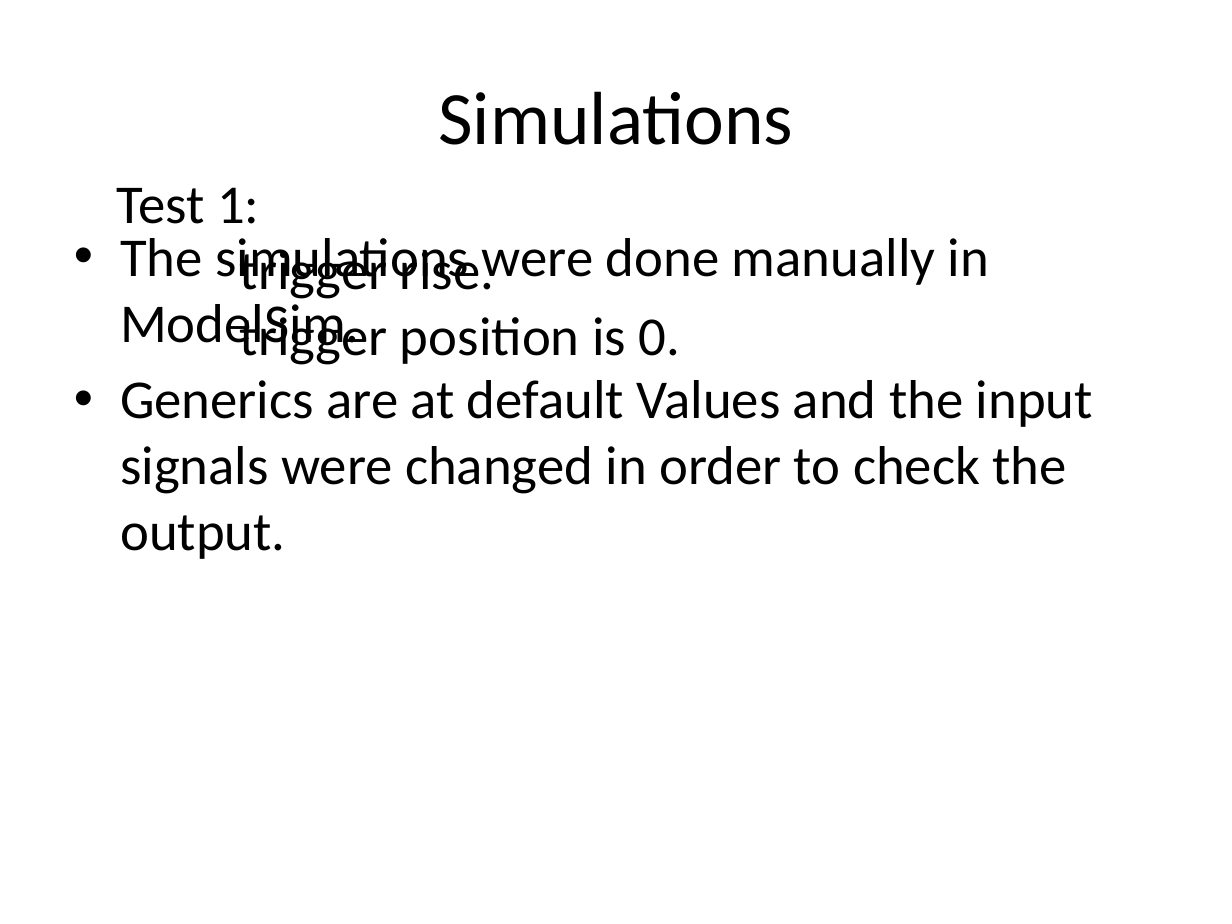
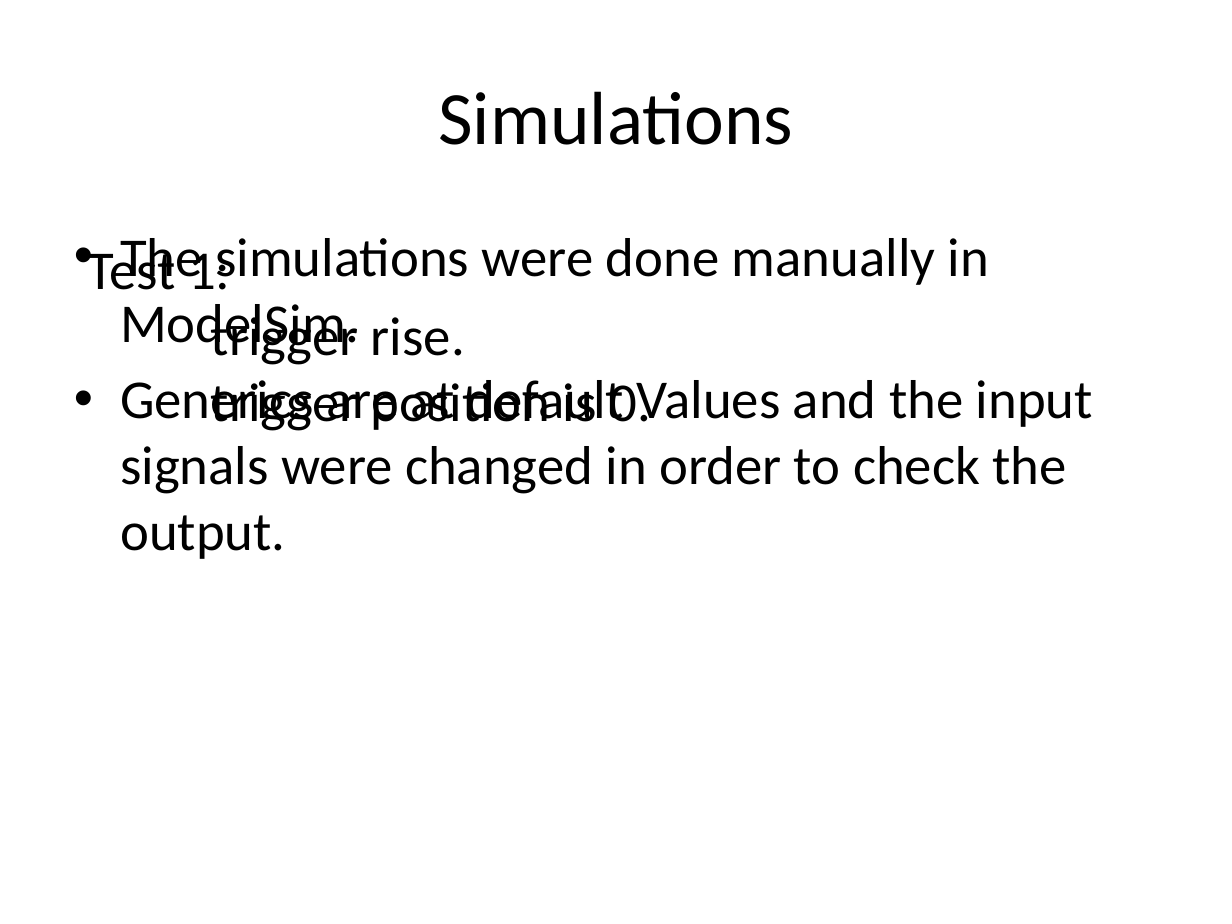
Before and after one commit to battellino/moran-zvika-project, a slide deck: slide 14 of presentation/middle-part a/middle presentation.pptx. Drawn at 1232x924 pixels with LibreOffice and Linux fonts; fonts in the diff are those of the drawing; background and template pictures are left out. Boxes give left, top, right and bottom in pixels: in the first picture for what was removed or moved away, otherwise in the second. Text is boxed around its words. In the diff, an @@ line names an element or a change of style, - is before the commit and + after.

```diff
--- a/presentation/middle-part a/middle presentation.pptx
+++ b/presentation/middle-part a/middle presentation.pptx
@@ text "Test 1:" rewrapped from bbox=[117, 187, 680, 365] to bbox=[87, 244, 651, 431] @@
```
Also in this commit, not shown: 4 other slides changed, 1 slide added.
